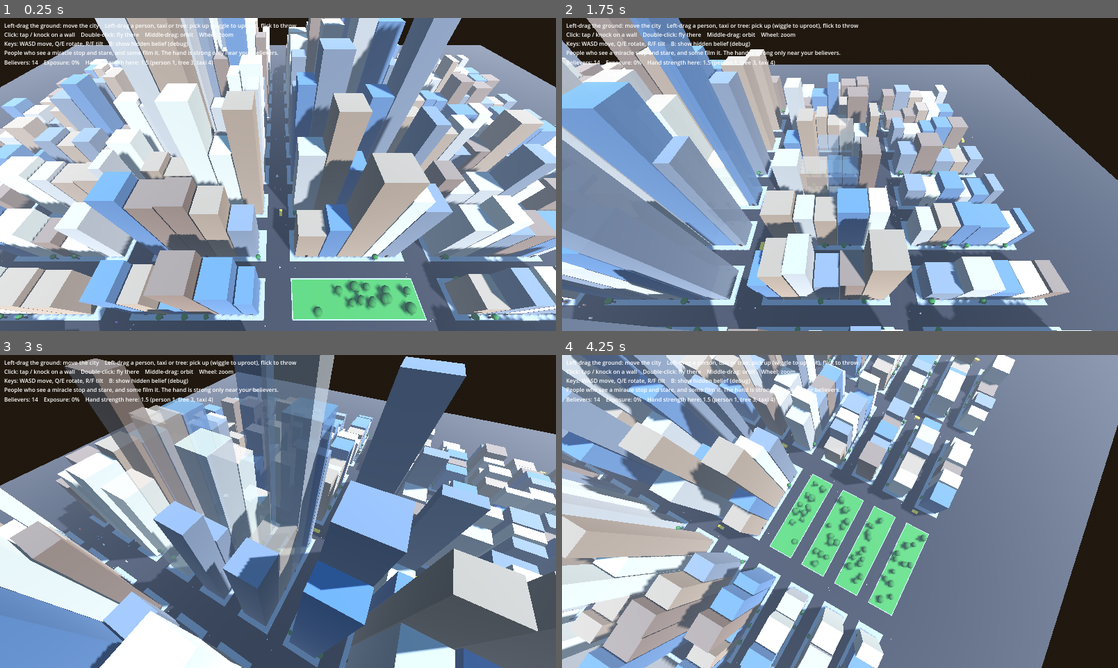
Above: before the commit, frames 1-4 (two rows, left to right).
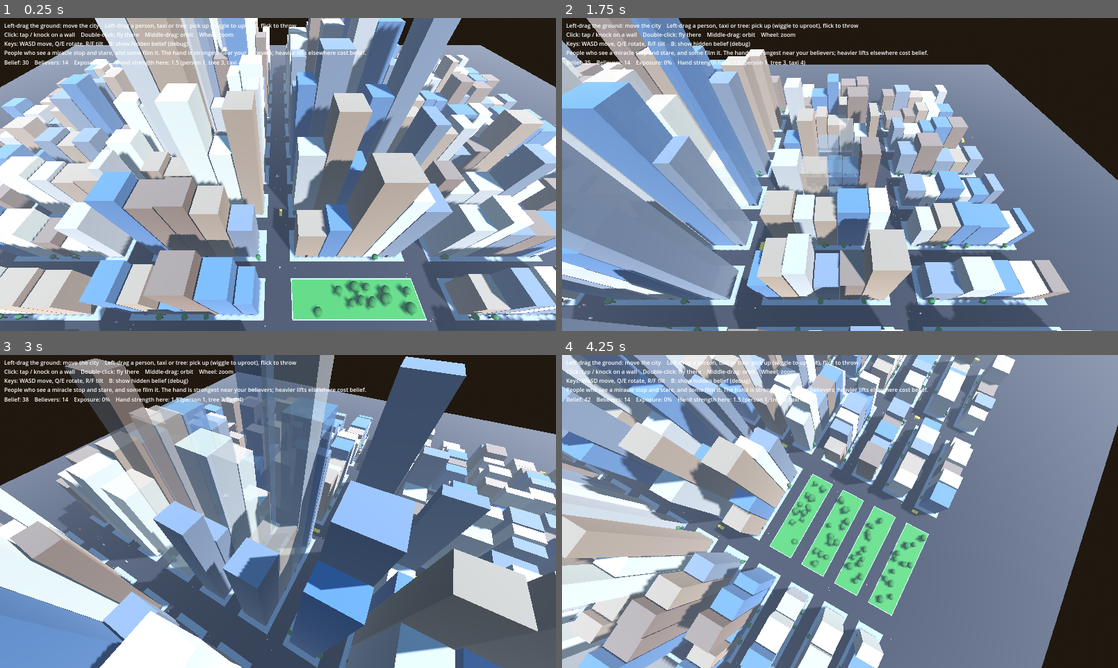
Above: after the commit, the same moments.

Repository: eilamshahaf-droid/balck-and-white-3
Game: Godot game, scene res://scenes/main.tscn
Two runs of this game, one before a commit and one after it. Both use one fixed random seed, a clock stepped at 60 frames per second and the inputs below.
Inputs (mouse positions are in pixels of both pictures, inside the frame that each line leads up to):
- Up to frame 1 (0.25 s): no input
- Up to frame 2 (1.75 s): tap Enter at 0.5 s; move the mouse to (812, 237) at 0.52 s; hold W 0.53-1.25 s; tap B at 0.6 s; click (812, 237) at 0.67 s; drag from (1006, 221) to (812, 237) at 1.27 s
- Up to frame 3 (3 s): move the mouse to (111, 464) at 2.02 s; hold A 2.03-2.75 s; hold E 2.03-2.75 s; drag from (305, 511) to (111, 464) at 2.77 s
- Up to frame 4 (4.25 s): move the mouse to (756, 433) at 3.52 s; hold S from 3.53 s (still down); hold F from 3.53 s (still down)

The runs differ from the first frame. In frame 1, 0.4% of the frame differs, in the area x 3-66%, y 10-51%; in frame 2, 0.5%; in frame 3, 0.5%, in the area x 3-66%, y 10-16%; in frame 4, 0.4%.

Commit message:
Soft hand limit: lift anything, pay belief past the local strength
Believers' prayers fill a belief pool. Past the local strength a held thing
follows on a weaker spring and keeps some of its weight (heaving the hand
helps), burns belief each second and counts as a more remarkable miracle;
when the pool runs dry the hand lets go. Trees uproot slowly instead of
never. A ring of light under the hand shows how strong it is there.
Sfx is preloaded instead of relying on the global class cache.

Co-Authored-By: Claude Opus 5.5 (1M context) <noreply@anthropic.com>
Claude-Session: https://claude.ai/code/session_01HXQnyizAUuYFrbB9vQwQXb

Diff:
--- a/scenes/main.tscn
+++ b/scenes/main.tscn
@@ -31,7 +31,7 @@
 text = "Left-drag the ground: move the city    Left-drag a person, taxi or tree: pick up (wiggle to uproot), flick to throw
 Click: tap / knock on a wall    Double-click: fly there    Middle-drag: orbit    Wheel: zoom
 Keys: WASD move, Q/E rotate, R/F tilt    B: show hidden belief (debug)
-People who see a miracle stop and stare, and some film it. The hand is strong only near your believers."
+People who see a miracle stop and stare, and some film it. The hand is strongest near your believers; heavier lifts elsewhere cost belief."
 
 [node name="Stats" type="Label" parent="HUD"]
 offset_left = 12.0
--- a/scripts/balance.gd
+++ b/scripts/balance.gd
@@ -37,9 +37,18 @@
 @export var exposure_per_video := 0.02       # per filming witness, times the miracle's intensity
 @export var exposure_decay := 0.0005         # per second, as the news moves on
 
+@export_group("Belief (the resource)")
+@export var belief_start := 30.0             # belief in the pool when the game starts
+@export var prayer_rate := 0.25              # belief per second from each full believer's prayers
+
 @export_group("Influence and hand power")
 @export_range(0.0, 1.0) var believer_threshold := 0.5   # belief above this counts as a believer
 @export var influence_radius := 50.0         # believers this close make the hand stronger here
 @export var base_strength := 1.5             # hand power with no believers around (lifts a person)
 @export var strength_per_believer := 1.2     # added by each full believer standing right here
 @export var max_strength := 12.0
+## Anything can be lifted. Past the local strength it costs, instead of being impossible:
+@export var overload_cost := 2.0             # belief per second for each unit of mass past the local strength
+@export_range(0.05, 1.0) var overload_min_grip := 0.25  # how weakly a far too heavy thing still follows the hand
+@export var overload_wiggle := 0.04          # moving the hand fast helps heave a heavy thing (per m/s)
+@export var overload_exposure := 1.0         # an obviously impossible lift draws this much more attention
--- a/scripts/faith.gd
+++ b/scripts/faith.gd
@@ -16,10 +16,13 @@
 ## 0..1, shown to the player.
 var exposure := 0.0
 var believers := 0
+## The belief pool: believers' prayers fill it, miracles and overloaded lifts spend it.
+var belief_pool := B.belief_start
 
 var _events := {}        # subject -> {kind, intensity, situation, time_left, id}
 var _next_id := 0
 var _timer := 0.0
+var _prayer := 0.0       # belief per second, from everyone praying right now
 
 
 ## Something visible is happening to `subject`. Call it again to keep the
@@ -38,6 +41,14 @@
 	_events.erase(subject)
 
 
+## Take belief from the pool. Returns false (and takes nothing) if there isn't enough.
+func spend(amount: float) -> bool:
+	if amount > belief_pool:
+		return false
+	belief_pool -= amount
+	return true
+
+
 ## How much mass the hand can lift at `p`.
 func strength_at(p: Vector3) -> float:
 	var s: float = B.base_strength
@@ -52,6 +63,7 @@
 
 func _physics_process(delta: float) -> void:
 	exposure = maxf(exposure - B.exposure_decay * delta, 0.0)
+	belief_pool += _prayer * delta
 	for subject in _events.keys():
 		_events[subject].time_left -= delta
 		if not is_instance_valid(subject) or _events[subject].time_left <= 0.0:
@@ -62,9 +74,11 @@
 	_timer = B.witness_interval
 	var people := get_tree().get_nodes_in_group("citizens")
 	believers = 0
+	_prayer = 0.0
 	for c in people:
 		if c.belief > B.believer_threshold:
 			believers += 1
+			_prayer += B.prayer_rate * c.belief
 	for subject in _events:
 		_witness(subject, _events[subject], people)
 
--- a/scripts/god_hand.gd
+++ b/scripts/god_hand.gd
@@ -9,12 +9,15 @@
 ## Held things hang from the hand on a damped spring, so heavy things lag and
 ## swing. Throw speed is the hand's motion averaged over the last moments.
 ##
-## The hand is only as strong as the believers around it: things heavier than
-## the local strength can't be lifted (see faith.gd). Everything it does in
-## plain sight is reported to the witnesses.
+## The hand is as strong as the believers around it (see faith.gd). Anything
+## can still be lifted, but past the local strength it is an effort: the thing
+## sags and lags unless the hand heaves, it burns belief from the pool, and it
+## draws more attention. Everything the hand does in plain sight is reported
+## to the witnesses.
 
 const S = preload("res://data/hand_settings.tres")
 const B = preload("res://data/balance.tres")
+const Sfx = preload("res://scripts/sfx.gd")
 const HandVisual = preload("res://scripts/hand_visual.gd")
 const RAY_LENGTH := 3000.0
 const RIGID_GRAVITY := 9.8
@@ -34,6 +37,8 @@
 var pointed_building: Node3D = null
 ## How much mass the hand can lift where it is now.
 var strength_here := 1.0
+## 0..1: how well the held thing follows the hand (1 = within the local strength).
+var grip := 1.0
 
 var _visual: Node3D
 var _shadow: MeshInstance3D
@@ -41,6 +46,9 @@
 var _arc_mesh := ImmediateMesh.new()
 var _arc_mat := StandardMaterial3D.new()
 var _outline_mat := StandardMaterial3D.new()
+var _ring: MeshInstance3D
+var _ring_mat := StandardMaterial3D.new()
+var _power := 0.0
 
 var _press := Press.NONE
 var _press_time := 0.0
@@ -82,6 +90,21 @@
 	_shadow.top_level = true
 	add_child(_shadow)
 
+	# A ring of light on the ground under the hand, like the influence ring of
+	# the original: wide and warm among believers, small and grey elsewhere.
+	_ring_mat.transparency = BaseMaterial3D.TRANSPARENCY_ALPHA
+	_ring_mat.shading_mode = BaseMaterial3D.SHADING_MODE_UNSHADED
+	var torus := TorusMesh.new()
+	torus.inner_radius = 0.9
+	torus.outer_radius = 1.0
+	torus.rings = 48
+	_ring = MeshInstance3D.new()
+	_ring.mesh = torus
+	_ring.material_override = _ring_mat
+	_ring.cast_shadow = GeometryInstance3D.SHADOW_CASTING_SETTING_OFF
+	_ring.top_level = true
+	add_child(_ring)
+
 	_arc_mat.albedo_color = Color(1, 1, 1, 0.6)
 	_arc_mat.transparency = BaseMaterial3D.TRANSPARENCY_ALPHA
 	_arc_mat.shading_mode = BaseMaterial3D.SHADING_MODE_UNSHADED
@@ -131,7 +154,8 @@
 	if _strength_timer <= 0.0:
 		_strength_timer = 0.25
 		strength_here = faith.strength_at(_surface)
-		_visual.set_power((strength_here - B.base_strength) / 5.0)
+		_power = clampf((strength_here - B.base_strength) / 5.0, 0.0, 1.0)
+		_visual.set_power(_power)
 	if held:
 		if is_instance_valid(held):
 			_report_held()
@@ -213,20 +237,20 @@
 
 func _grab(obj: Node3D) -> void:
 	strength_here = faith.strength_at(obj.global_position)
-	# Rooted trees can always be gripped; whether they come out depends on strength.
-	if _mass(obj) > strength_here and not obj.has_method("hand_pull"):
-		_strain(obj)
-		return
+	if _mass(obj) > strength_here and faith.belief_pool <= 0.0:
+		_strain(obj)  # too heavy here, and no belief left to force it
+		return
+	grip = 1.0
 	held = obj
 	_press = Press.HOLDING
 	Sfx.play(get_tree(), obj.global_position, Sfx.surface_of(obj), 0.5)
 	if held is RigidBody3D:
 		_hold_rigid(held)
-	elif held.has_method("on_grabbed"):
+	if held.has_method("on_grabbed"):
 		held.on_grabbed()
 
 
-## Too heavy for the hand here: it trembles and the thing only shudders.
+## Too heavy for the hand here and nothing left to pay with: it trembles and the thing only shudders.
 func _strain(obj: Node3D) -> void:
 	_press = Press.NONE
 	_visual.strain()
@@ -246,7 +270,21 @@
 
 
 func _float_intensity(obj: Node3D) -> float:
-	return B.float_intensity * clampf(_mass(obj) / 2.0, 0.2, 1.5)
+	# A cab floating where the god has no believers is far more remarkable.
+	var overload := maxf(_mass(obj) - strength_here, 0.0) / _mass(obj)
+	return B.float_intensity * clampf(_mass(obj) / 2.0, 0.2, 1.5) * (1.0 + B.overload_exposure * overload)
+
+
+## Past the local strength the hand pays belief to keep hold. Returns false
+## when the pool runs dry and the hand has to let go.
+func _pay_for_weight(delta: float) -> bool:
+	var excess := _mass(held) - strength_here
+	if excess <= 0.0:
+		grip = 1.0
+		return true
+	var heave := hand_velocity.length() * B.overload_wiggle
+	grip = clampf(strength_here / _mass(held) + heave, B.overload_min_grip, 1.0)
+	return faith.spend(excess * B.overload_cost * delta)
 
 
 func _hold_rigid(body: RigidBody3D) -> void:
@@ -256,6 +294,12 @@
 
 
 func _pull_held(delta: float) -> void:
+	if not _pay_for_weight(delta):
+		var dropped := held
+		_release()
+		_press = Press.NONE
+		_strain(dropped)
+		return
 	var anchor := global_position - Vector3.UP * 1.2
 	if held.has_method("hand_pull"):
 		# Rooted things (trees) resist; when they give way they hand back the loose object.
@@ -264,6 +308,8 @@
 			held = loose
 			if held is RigidBody3D:
 				_hold_rigid(held)
+			if held.has_method("on_grabbed"):
+				held.on_grabbed()
 			Sfx.play(get_tree(), held.global_position, &"earth", 1.0)
 			faith.report(held, &"see_uproot", B.uproot_intensity, B.spectacle_situation, 2.0)
 		return
@@ -271,13 +317,17 @@
 	if to_anchor.length() > 40.0:
 		held.global_position = anchor  # stuck behind something; don't stretch forever
 		to_anchor = Vector3.ZERO
+	# Too heavy for this spot: a weaker spring and some of its weight left on,
+	# so it sags below the hand and swings slowly.
 	var m := _mass(held)
-	var k: float = S.spring_stiffness
+	var k: float = S.spring_stiffness * grip
 	var c := 2.0 * S.spring_damping * sqrt(k * m)
 	if held is RigidBody3D:
+		held.gravity_scale = 1.0 - grip
 		held.apply_central_force(k * to_anchor - c * held.linear_velocity)
 	else:
 		held.velocity += (k * to_anchor - c * held.velocity) / m * delta
+		held.velocity.y -= RIGID_GRAVITY * (1.0 - grip) * delta
 
 
 func _release() -> void:
@@ -469,8 +519,17 @@
 	var hit := get_world_3d().direct_space_state.intersect_ray(query)
 	if not hit:
 		_shadow.visible = false
+		_ring.visible = false
 		return
 	_shadow.visible = true
+	_ring.visible = true
+	_ring.global_position = hit.position + Vector3.UP * 0.08
+	_ring.scale = Vector3(1.0, 0.05, 1.0) * lerpf(1.5, 5.0, _power)
+	var weak := Color(0.7, 0.75, 0.85, 0.25)
+	var strong := Color(1.0, 0.8, 0.4, 0.7)
+	_ring_mat.albedo_color = weak.lerp(strong, _power)
+	if held and grip < 1.0:
+		_ring_mat.albedo_color = Color(1.0, 0.35, 0.25, 0.7)  # overloaded: paying belief
 	var height: float = global_position.y - hit.position.y
 	_shadow.global_position = hit.position + Vector3.UP * 0.05
 	_shadow.scale = Vector3.ONE * clampf(0.8 + height * 0.08, 0.8, 3.0)
--- a/scripts/hud.gd
+++ b/scripts/hud.gd
@@ -1,11 +1,13 @@
 extends Label
-## The numbers the player is allowed to see: believers, exposure, and how
-## strong the hand is where it is. Belief itself stays hidden (B shows it, for debugging).
+## The numbers the player is allowed to see: the belief pool, believers,
+## exposure, and how strong the hand is where it is. Belief itself stays hidden (B shows it, for debugging).
 
 @onready var faith: Node = get_node("../../Faith")
 @onready var hand: Node3D = get_node("../../GodHand")
 
 
 func _process(_delta: float) -> void:
-	text = "Believers: %d    Exposure: %d%%    Hand strength here: %.1f (person 1, tree 3, taxi 4)" % [
-		faith.believers, roundi(faith.exposure * 100.0), hand.strength_here]
+	text = "Belief: %d    Believers: %d    Exposure: %d%%    Hand strength here: %.1f (person 1, tree 3, taxi 4)" % [
+		floori(faith.belief_pool), faith.believers, roundi(faith.exposure * 100.0), hand.strength_here]
+	if hand.held and hand.grip < 1.0:
+		text += "    Too heavy here: costs belief"
--- a/scripts/sfx.gd
+++ b/scripts/sfx.gd
@@ -1,4 +1,3 @@
-class_name Sfx
 extends RefCounted
 ## Placeholder sounds, made in code so there are no audio files yet: one short
 ## sound per surface (concrete, glass, metal, wood, cloth...). The original
--- a/scripts/swaying_tree.gd
+++ b/scripts/swaying_tree.gd
@@ -15,6 +15,8 @@
 var trunk_mat: Material
 var crown_mat: Material
 var crown_radius := 2.0
+## What the tree weighs once it is out; the hand compares it with its local strength.
+var mass := UprootedTree.MASS
 
 var _tilt := Vector2.ZERO       # x = lean toward +X, y = lean toward +Z
 var _tilt_vel := Vector2.ZERO
@@ -101,17 +103,17 @@
 
 ## Called by the hand every physics frame while it grips this tree. Returns the
 ## loose tree once the roots give way, otherwise null.
-## `strength` is how much mass the hand can lift here: too weak and the tree
-## only leans and shudders; stronger than needed and it comes out faster.
+## `strength` is how much mass the hand can lift here: weaker than the tree
+## and it comes out slowly (the hand pays belief meanwhile); stronger and faster.
 func hand_pull(anchor: Vector3, hand_velocity: Vector3, strength: float, delta: float) -> Node3D:
 	var pull := anchor - (global_position + Vector3.UP * 3.0)
 	var stretch := maxf(pull.length() - S.uproot_slack, 0.0)
-	var power := minf(strength / UprootedTree.MASS, 2.0) if strength >= UprootedTree.MASS else 0.0
+	var power := clampf(strength / mass, 0.25, 2.0)
 	# Pulling far builds tension; wiggling the hand (as in the original) helps more.
 	_tension += (stretch + hand_velocity.length() * S.uproot_speed_bonus) * S.hand_strength * power * delta
 	var effort: float = S.uproot_effort * crown_radius / 2.0
 	var lean := Vector2(pull.x, pull.z).limit_length(1.0)
-	var strain := clampf(_tension / effort, 0.0, 1.0) if power > 0.0 else 0.6
+	var strain := clampf(_tension / effort, 0.0, 1.0)
 	_push = lean * PULL_TILT * (0.4 + 0.6 * strain)
 	_push += Vector2(randf() - 0.5, randf() - 0.5) * 0.08 * strain   # shudder
 	if _tension >= effort:
--- a/scripts/uprooted_tree.gd
+++ b/scripts/uprooted_tree.gd
@@ -14,6 +14,7 @@
 
 var _roots: MeshInstance3D
 var _held_time := 0.0
+var _in_hand := false
 
 
 func build(p_trunk: Material, p_crown: Material, radius: float) -> void:
@@ -41,7 +42,12 @@
 	return to_global(Vector3.UP * 3.5)
 
 
+func on_grabbed() -> void:
+	_in_hand = true
+
+
 func on_released(v: Vector3) -> void:
+	_in_hand = false
 	if v.length() > S.place_max_speed:
 		_lose_roots()
 	elif roots_intact:
@@ -49,7 +55,7 @@
 
 
 func _physics_process(delta: float) -> void:
-	if gravity_scale == 0.0:   # in the hand
+	if _in_hand:
 		_held_time += delta
 		if _held_time > S.roots_hold_time:
 			_lose_roots()
Not shown, changed: README.md
